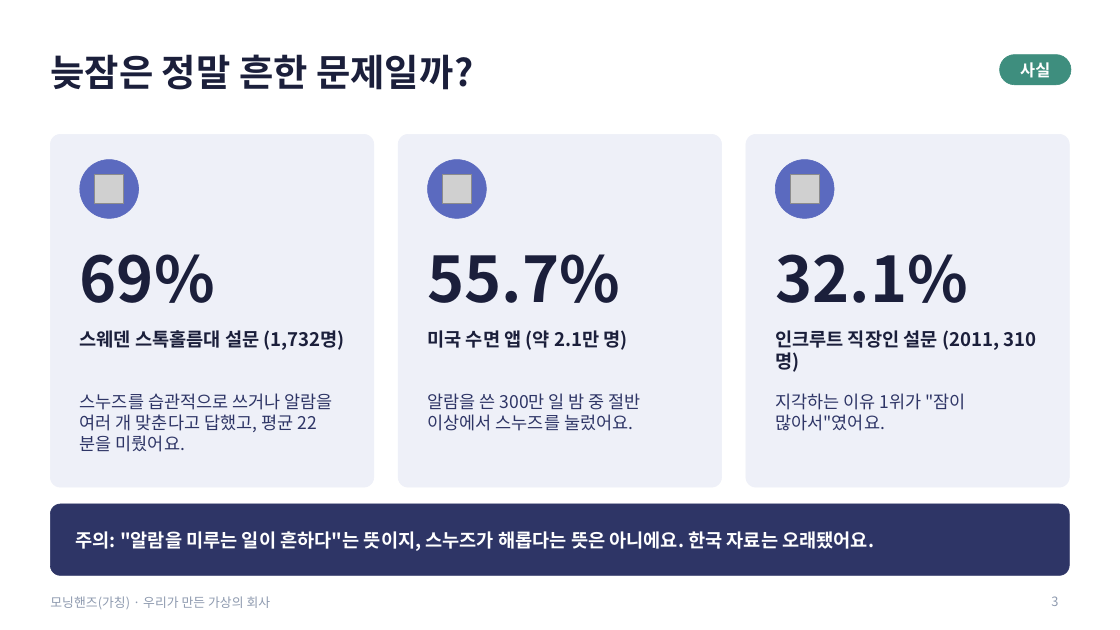
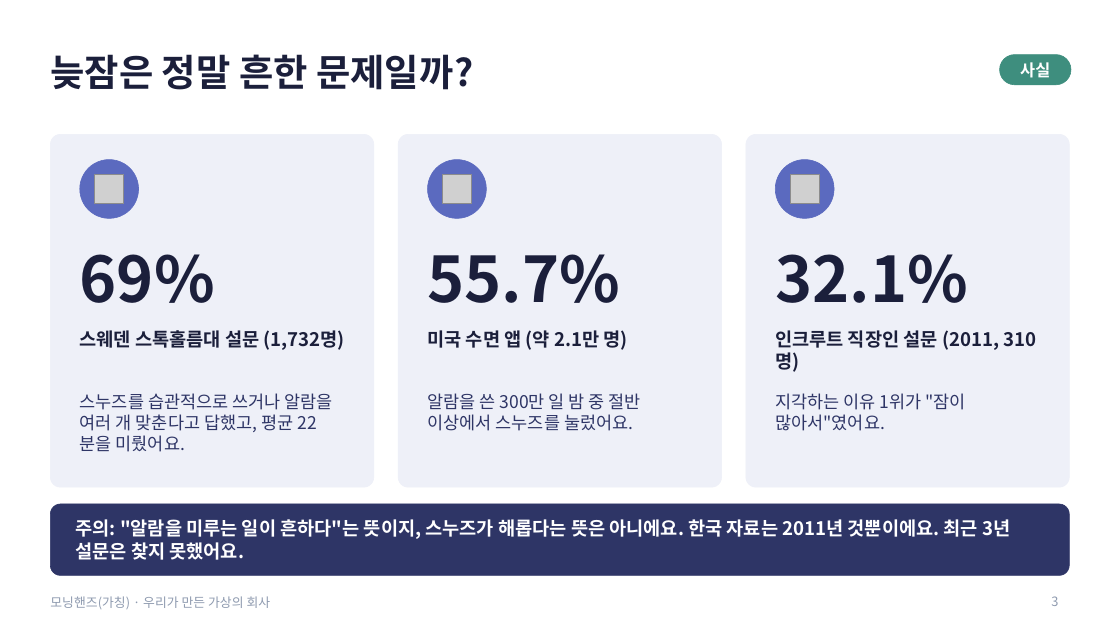
Before and after one commit to g975682-source/-, a slide deck: slide 3 of MorningHands_Student_Presentation.pptx. Drawn at 1120x630 pixels with LibreOffice and Linux fonts; fonts in the diff are those of the drawing; grey boxes stand for pictures. Boxes give left, top, right and bottom in pixels: in the first picture for what was removed or moved away, otherwise in the second. Text is boxed around its words. In the diff, an @@ line names an element or a change of style, - is before the commit and + after.

```diff
--- a/MorningHands_Student_Presentation.pptx
+++ b/MorningHands_Student_Presentation.pptx
@@ text at bbox=[76, 519, 1010, 560]: text changed @@
-주의: "알람을 미루는 일이 흔하다"는 뜻이지, 스누즈가 해롭다는 뜻은 아니에요. 한국 자료는 오래됐어요.
+주의: "알람을 미루는 일이 흔하다"는 뜻이지, 스누즈가 해롭다는 뜻은 아니에요. 한국 자료는 2011년 것뿐이에요. 최근 3년 설문은 찾지 못했어요.
```
Also in this commit, not shown: 4 other slides changed, 2 other files.
